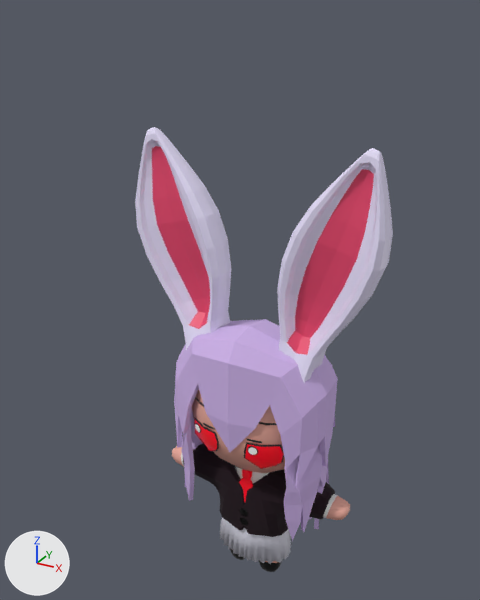
The glTF model frontend/public/assets/reisen/reisen.glb: old version first, new version second.
Before and after are seen from a 50 mm lens placed at (10.6, -20.7, 23.4), pointed at (-0.6, -0.3, 13.3). The axes (+X, +Y, +Z) are drawn at lower left. The lights are the same throughout. Vertices at the same position are counted once.

The scene before the commit, as lines of its bpy script (objects in view):
```python
ob_body = bpy.data.objects.new('Body', me_body)
ob_body.location = (0.0, 0.03, 0.0)
ob_ears = bpy.data.objects.new('Ears', me_ears)
ob_ears.location = (0.0, 0.03, 0.0)
ob_eyes = bpy.data.objects.new('Eyes', me_eyes)
ob_eyes.location = (0.0, 0.03, 0.0)
ob_hair = bpy.data.objects.new('Hair', me_hair)
ob_hair.location = (0.0, 0.03, 0.0)
ob_head = bpy.data.objects.new('Head', me_head)
ob_head.location = (0.0, 0.03, 0.0)
ob_skirt = bpy.data.objects.new('Skirt', me_skirt)
ob_skirt.location = (0.0, 0.03, 0.0)
ob_suit = bpy.data.objects.new('Suit', me_suit)
ob_suit.location = (0.0, 0.03, 0.0)
ob_underhair = bpy.data.objects.new('Underhair', me_underhair)
ob_underhair.location = (0.0, 0.03, 0.0)
```
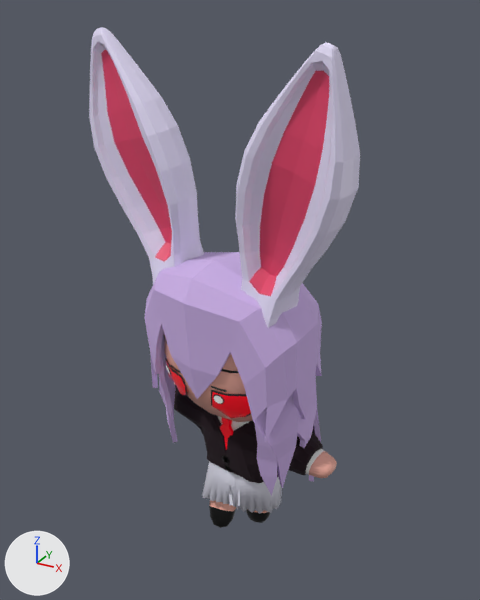
Pixel boxes [x1, y1, x2, y2] of what changed, in the pictures (480 x 600 px; the box of a moved part takes in the faces that stretch with it):
'Ears', reshaped (18% taller)
    before: [135, 127, 393, 383]
    after: [89, 27, 360, 328]
'Hair', reshaped (8% wider, 13% taller)
    before: [174, 319, 338, 488]
    after: [144, 252, 322, 443]
'Suit', reshaped
    before: [183, 443, 335, 537]
    after: [174, 385, 323, 483]
'Underhair', reshaped
    before: [182, 409, 329, 541]
    after: [159, 333, 321, 496]
'Skirt', reshaped
    before: [220, 518, 291, 564]
    after: [202, 461, 282, 514]
'Head', reshaped
    before: [192, 389, 285, 473]
    after: [164, 334, 253, 422]
'Body', reshaped (8% narrower, 15% taller)
    before: [172, 446, 350, 572]
    after: [174, 383, 337, 528]
'Eyes', reshaped (19% taller)
    before: [194, 418, 284, 469]
    after: [165, 358, 251, 419]
part 1 of me_body, moved or reshaped
    before: [323, 494, 350, 520]
    after: [305, 449, 337, 478]
part 2 of me_body, moved or reshaped (not visible afterwards)
    before: [172, 446, 184, 467]
part 3 of me_body, moved or reshaped
    before: [235, 466, 270, 483]
    after: [218, 416, 250, 431]
part 4 of me_body, moved or reshaped
    before: [239, 469, 253, 503]
    after: [220, 417, 233, 450]
part 5 of me_body, moved or reshaped
    before: [230, 549, 281, 572]
    after: [209, 501, 270, 528]

The change, as a diff of the scene's bpy script:
```diff
--- a/frontend/public/assets/reisen/reisen.glb.py
+++ b/frontend/public/assets/reisen/reisen.glb.py
@@ me_body @@
-me_body.from_pydata(...)  # 370 vertices, 667 faces; spans x -4.22..4.22, y -1.01..0.8, z 0.04..6.39
+me_body.from_pydata(...)  # 370 vertices, 667 faces; spans x -4.18..4.18, y -2.58..-0.19, z 3.56..9.95
+# me_body part 1: the loose piece of 63 vertices spanning x 1.67..4.22, y -0.63..0.63, z 4.21..5.39 is multiplied about its middle by the matrix ((0.985, 0.174, 0.002), (-0.172, 0.975, -0.139), (-0.026, 0.136, 0.99)), then moved by (-0.04, -1.8, 3.46)
+# me_body part 2: the loose piece of 63 vertices spanning x -4.22..-1.67, y -0.63..0.63, z 4.21..5.39 is multiplied about its middle by the matrix ((0.985, 0.174, 0.002), (-0.172, 0.975, -0.139), (-0.026, 0.136, 0.99)), then moved by (0.05, -0.79, 3.61)
+# me_body part 3: the loose piece of 46 vertices spanning x -1.38..1.38, y -0.81..0.8, z 3.97..6.39 is multiplied about its middle by the matrix ((0.985, 0.174, 0.002), (-0.172, 0.975, -0.139), (-0.026, 0.136, 0.99)), then moved by (0.0, -1.35, 3.53)
+# me_body part 4: the loose piece of 24 vertices spanning x -0.33..0.33, y -1.01..-0.69, z 4.18..5.9 is multiplied about its middle by the matrix ((0.985, 0.174, 0.002), (-0.172, 0.975, -0.139), (-0.026, 0.136, 0.99)), then moved by (-0.14, -1.31, 3.42)
+# me_body part 5: 174 of 370 vertices moved; they spanned x -1.42..1.42, y -0.66..0.66, z 0.04..2.65 and now span x -1.38..1.41, y -2.58..-0.41, z 3.56..6.24; mean shift (0.06, -1.37, 3.61); largest move (-1.0, -0.25, 0.21) -> (-0.55, -2.58, 4.14)
 me_body.materials.append(mat_skin)
@@ me_ears @@
 me_ears.from_pydata(...)  # 506 vertices, 976 faces; spans x -4.98..4.98, y -1.39..0.61, z 10.53..19.41
+# me_ears part 6: the whole mesh is multiplied about its middle by the matrix ((0.985, 0.174, 0.002), (-0.172, 0.975, -0.139), (-0.026, 0.136, 0.99)), then moved by (-0.04, -2.69, 3.39)
 me_ears.materials.append(mat_ears)
@@ me_eyes @@
 me_eyes.from_pydata(...)  # 56 vertices, 84 faces; spans x -2.04..2.04, y -2.18..-1.57, z 7.02..8.36
+# me_eyes part 7: the whole mesh is multiplied about its middle by the matrix ((0.985, 0.174, 0.002), (-0.172, 0.975, -0.139), (-0.026, 0.136, 0.99)), then moved by (-0.32, -1.65, 3.25)
 me_eyes.materials.append(mat_outline)
@@ me_hair @@
 me_hair.from_pydata(...)  # 136 vertices, 268 faces; spans x -3.35..3.35, y -2.38..2.74, z 6.46..12.43
+# me_hair part 8: the whole mesh is multiplied about its middle by the matrix ((0.985, 0.174, 0.002), (-0.172, 0.975, -0.139), (-0.026, 0.136, 0.99)), then moved by (0.05, -1.94, 3.52)
 me_hair.materials.append(mat_hair)
@@ me_head @@
 me_head.from_pydata(...)  # 162 vertices, 320 faces; spans x -2.77..2.77, y -2.22..1.87, z 5.8..11.34
+# me_head part 9: the whole mesh is multiplied about its middle by the matrix ((0.985, 0.174, 0.002), (-0.172, 0.975, -0.139), (-0.026, 0.136, 0.99)), then moved by (-0.02, -1.81, 3.48)
 me_head.materials.append(mat_skin)
@@ me_skirt @@
-me_skirt.from_pydata(...)  # 416 vertices, 832 faces; spans x -1.66..1.66, y -1.11..1.11, z 1.26..3.23
+me_skirt.from_pydata(...)  # 416 vertices, 832 faces; spans x -1.54..1.61, y -2.67..0.08, z 4.51..6.91
+# me_skirt part 10: 416 of 416 vertices moved; they spanned x -1.66..1.66, y -1.11..1.11, z 1.26..3.23 and now span x -1.54..1.61, y -2.67..0.08, z 4.51..6.91; mean shift (0.02, -1.15, 3.55); largest move (-0.87, -0.94, 1.26) -> (-0.4, -2.67, 5.39)
 me_skirt.materials.append(mat_skirt)
@@ me_suit @@
-me_suit.from_pydata(...)  # 875 vertices, 1775 faces; spans x -3.46..3.46, y -1.16..1.27, z 2.7..5.82
+me_suit.from_pydata(...)  # 859 vertices, 1745 faces; spans x -3.45..3.46, y -2.46..0.22, z 5.98..9.39
+# me_suit part 11: 875 vertices removed from x -3.46..3.46, y -1.16..1.27, z 2.7..5.82; 859 vertices added at x -3.45..3.46, y -2.46..0.22, z 5.98..9.39
 me_suit.materials.append(mat_suit)
@@ me_underhair @@
-me_underhair.from_pydata(...)  # 196 vertices, 388 faces; spans x -3.22..3.22, y -1.88..2.81, z 1.32..11.74
+me_underhair.from_pydata(...)  # 196 vertices, 388 faces; spans x -3.28..3.14, y -4.1..1.99, z 5.2..15.18
+# me_underhair part 12: 196 of 196 vertices moved; they spanned x -3.22..3.22, y -1.88..2.81, z 1.32..11.74 and now span x -3.28..3.14, y -4.1..1.99, z 5.2..15.18; mean shift (0.07, -1.5, 3.57); largest move (0.88, 2.03, 9.83) -> (1.23, -0.16, 13.57)
 me_underhair.materials.append(mat_hair)
```
